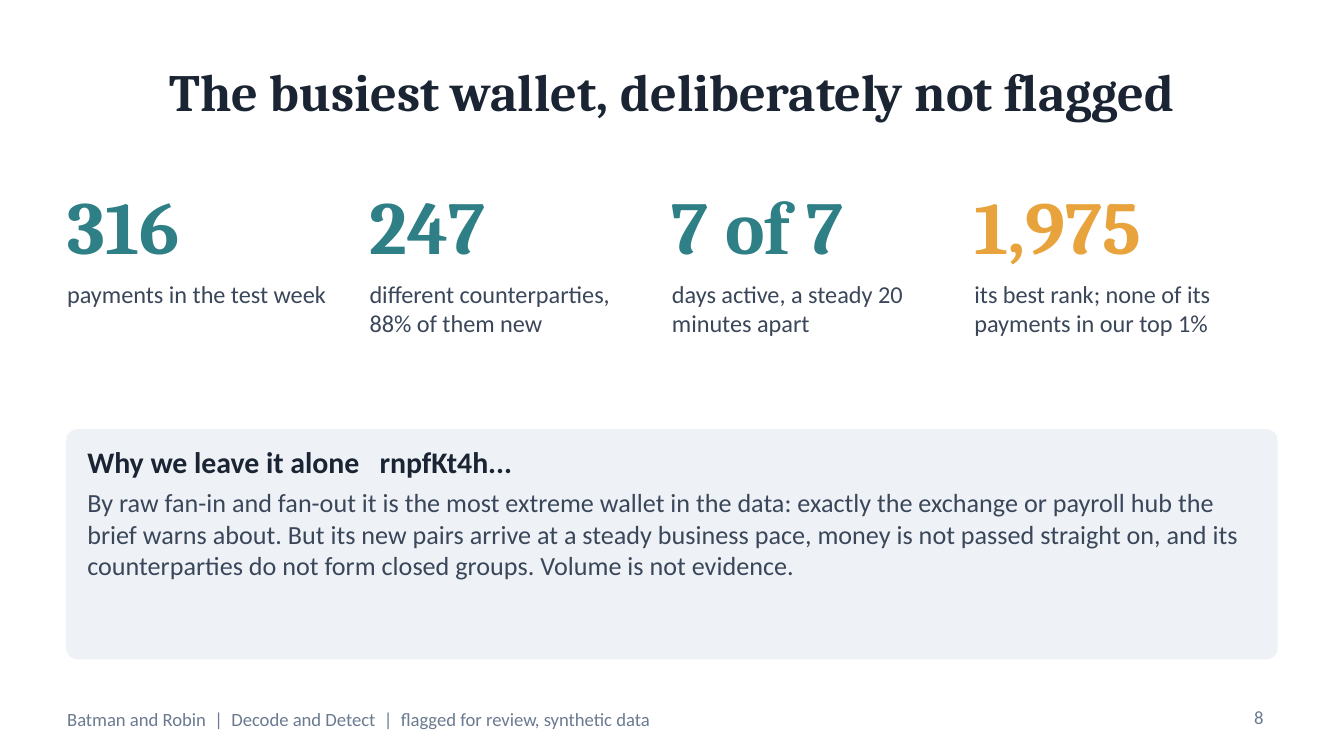
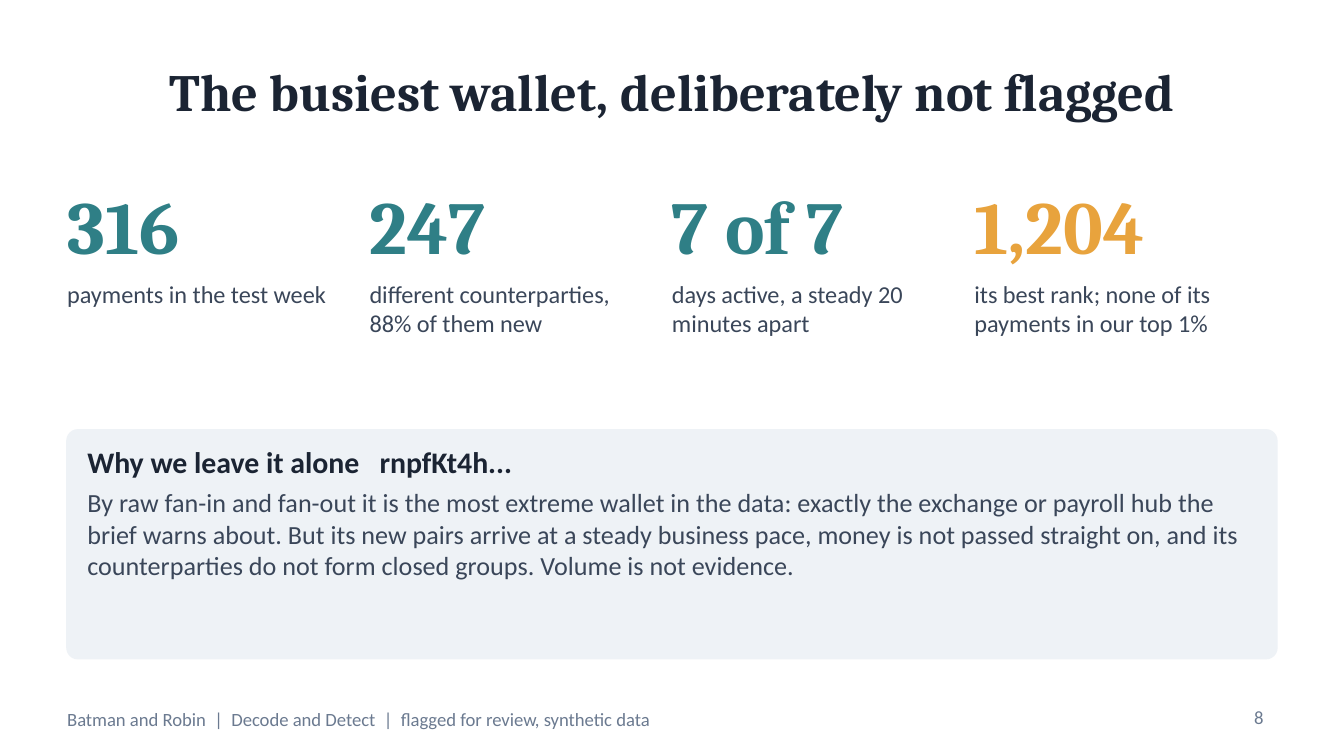
Before and after one commit to abyyworld/UKCBT-hackaton, a slide deck: slide 8 of report/DecodeDetect_BatmanAndRobin.pptx. Drawn at 1344x756 pixels with LibreOffice and Linux fonts; fonts in the diff are those of the drawing. Boxes give left, top, right and bottom in pixels: in the first picture for what was removed or moved away, otherwise in the second. Text is boxed around its words. In the diff, an @@ line names an element or a change of style, - is before the commit and + after.

```diff
--- a/report/DecodeDetect_BatmanAndRobin.pptx
+++ b/report/DecodeDetect_BatmanAndRobin.pptx
@@ text at (974,203,1144,264): text changed @@
-1,975
+1,204
```
Also in this commit, not shown: 1 other slide changed, 7 other files.
